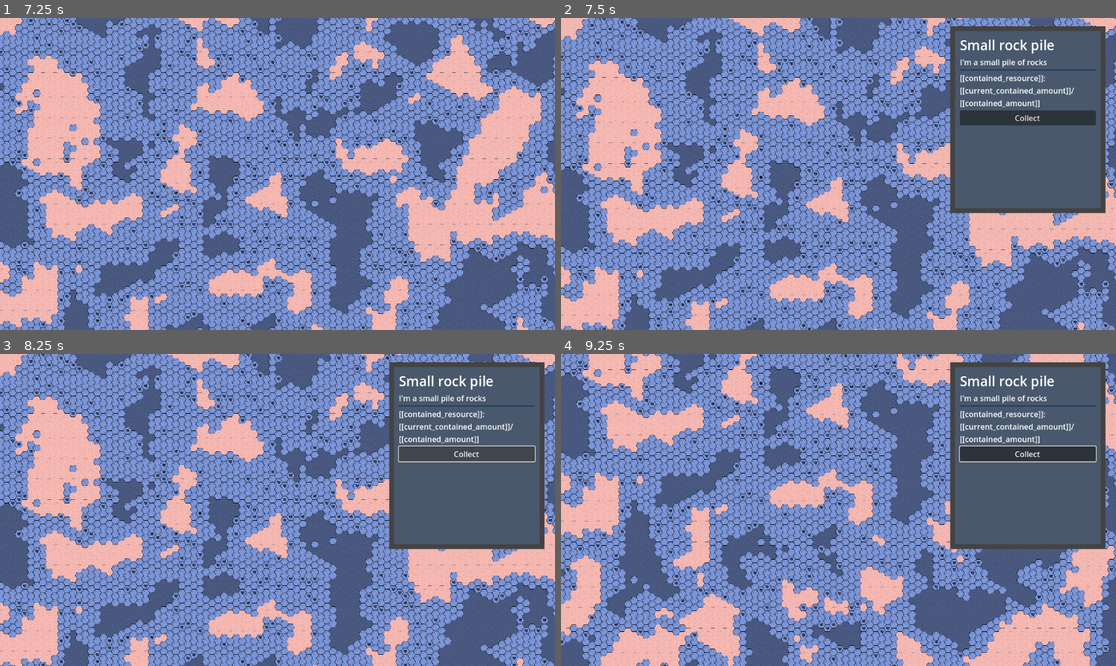
Above: before the commit, frames 1-4 (two rows, left to right).
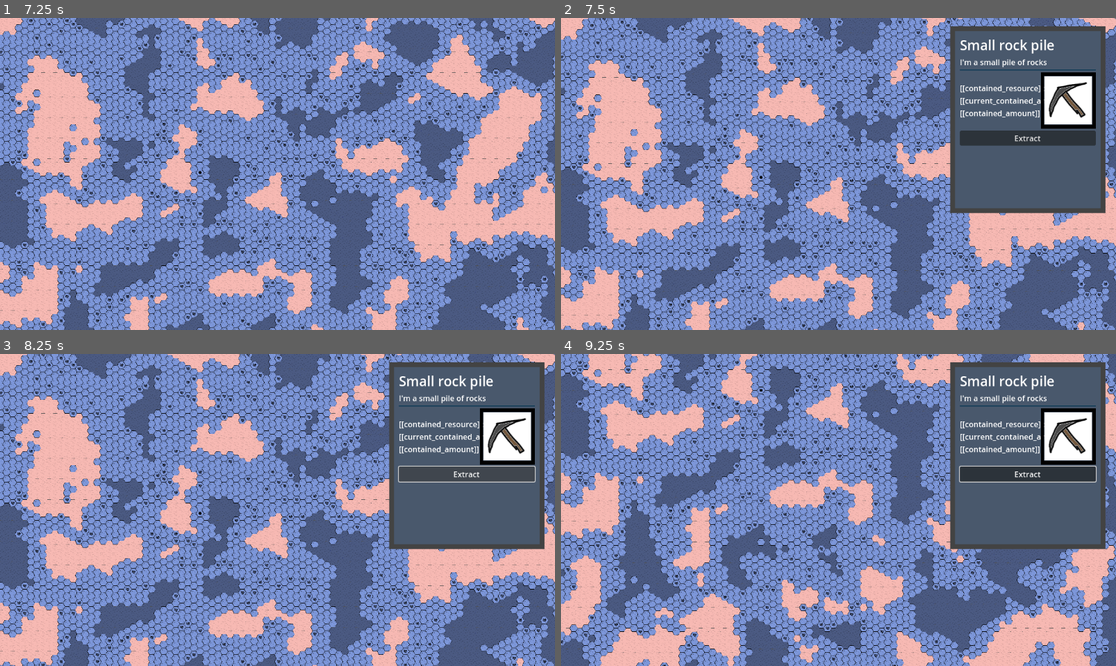
Above: after the commit, the same moments.

Repository: FlyingCheeseDemon/exoplanet-phd
Game: Godot game, scene res://scenes/main.tscn
Two runs of this game, one before a commit and one after it. Both use one fixed random seed, a clock stepped at 60 frames per second and the inputs below.
Inputs (mouse positions are in pixels of both pictures, inside the frame that each line leads up to):
- Up to frame 1 (7.25 s): tap Enter at 0.5, 3.5, 6.5 s; move the mouse to (399, 158) at 0.52 s; hold D (pan_right) 0.53-1.25 s; right-click (399, 158) at 0.6 s; click (399, 158) at 0.67 s; drag from (166, 189) to (249, 236) at 1.27 s; tap Space at 2, 5 s; move the mouse to (333, 105) at 2.02 s; hold D (pan_right) 2.03-2.75 s; tap Mouse wheel down (zoom_minus) at 2.1, 5.1 s; click (333, 105) at 2.17 s; drag from (249, 236) to (111, 127) at 2.77 s; move the mouse to (444, 220) at 3.52 s; hold A (pan_left) 3.53-4.25 s; right-click (444, 220) at 3.6 s; click (444, 220) at 3.67 s; drag from (111, 127) to (194, 96) at 4.27 s; move the mouse to (305, 174) at 5.02 s; hold S (pan_down) 5.03-5.75 s; click (305, 174) at 5.17 s; drag from (194, 96) to (166, 189) at 5.77 s; move the mouse to (399, 158) at 6.52 s; hold W (pan_up) from 6.53 s (still down); right-click (399, 158) at 6.6 s; click (399, 158) at 6.67 s
- Up to frame 2 (7.5 s): release W (pan_up) at 7.25 s; drag from (727, 189) to (810, 236) at 7.27 s
- Up to frame 3 (8.25 s): click "Collect" (after the commit: "Extract") at 8 s
- Up to frame 4 (9.25 s): tap Space at 8.75 s; move the mouse to (894, 441) at 8.77 s; hold S (pan_down) from 8.78 s (still down); tap Mouse wheel down (zoom_minus) at 8.85 s; click (894, 441) at 8.92 s

Frame 1 is identical in both runs. In frame 2, 4.3% of the frame differs, in the area x 71-97%, y 17-41%; in frame 3, 4.5%, in the area x 71-97%, y 17-42%; in frame 4, 4.5%.

Commit message:
Fixed assigning tasks to free workers
And that whole mess about item quantities

Diff:
--- a/assets/resource_piles/collect.tres
+++ /dev/null
@@ -1,10 +0,0 @@
-[gd_resource type="Resource" script_class="ObjectAction" load_steps=3 format=3 uid="uid://c6t52w32nub6m"]
-
-[ext_resource type="Script" uid="uid://cae2ue4772304" path="res://scripts/object_action.gd" id="1_cuwqg"]
-[ext_resource type="Script" uid="uid://ndreboypniik" path="res://scripts/requirement.gd" id="1_h5g55"]
-
-[resource]
-script = ExtResource("1_cuwqg")
-info_text = "[[contained_resource]]: [[current_contained_amount]]/[[contained_amount]]"
-action_text = "Collect"
-metadata/_custom_type_script = "uid://cae2ue4772304"
--- a/assets/resource_piles/rocks_small.tres
+++ b/assets/resource_piles/rocks_small.tres
@@ -2,7 +2,7 @@
 
 [ext_resource type="Script" uid="uid://cae2ue4772304" path="res://scripts/object_action.gd" id="1_0r06s"]
 [ext_resource type="Script" uid="uid://cglmt5sttmtic" path="res://scripts/ressource_pile_data.gd" id="1_ckcga"]
-[ext_resource type="Resource" uid="uid://c6t52w32nub6m" path="res://assets/resource_piles/collect.tres" id="2_uvv2s"]
+[ext_resource type="Resource" uid="uid://c6t52w32nub6m" path="res://assets/tasks/extract.tres" id="2_uvv2s"]
 [ext_resource type="Texture2D" uid="uid://bskufxhcgh2uq" path="res://assets/icons.png" id="2_v1cy8"]
 
 [sub_resource type="AtlasTexture" id="AtlasTexture_0r06s"]
@@ -12,7 +12,7 @@
 [resource]
 script = ExtResource("1_ckcga")
 contained_resource = 1
-contained_amount = 20
+contained_amount = 3
 color_tag = 2
 name = "Small rock pile"
 info = "I'm a small pile of rocks"
--- /dev/null
+++ b/assets/resources/item_pile.tres
@@ -0,0 +1,19 @@
+[gd_resource type="Resource" script_class="WorldObjectData" load_steps=6 format=3 uid="uid://b40bxshdh3wtg"]
+
+[ext_resource type="Script" uid="uid://cae2ue4772304" path="res://scripts/object_action.gd" id="1_hxwfr"]
+[ext_resource type="Script" uid="uid://nccbtaqmds80" path="res://scripts/world_object_data.gd" id="2_51qp0"]
+[ext_resource type="Resource" uid="uid://b6s6q1twbr2qg" path="res://assets/tasks/pickup.tres" id="2_fu1xm"]
+[ext_resource type="Texture2D" uid="uid://bskufxhcgh2uq" path="res://assets/icons.png" id="4_5w2ar"]
+
+[sub_resource type="AtlasTexture" id="AtlasTexture_ppnkc"]
+atlas = ExtResource("4_5w2ar")
+region = Rect2(107.63643, 0.18183136, 115.20659, 110.995445)
+
+[resource]
+script = ExtResource("2_51qp0")
+name = "Pile of stuff"
+info = "[[content]]"
+texture = SubResource("AtlasTexture_ppnkc")
+build_restriction = 2
+actions = Array[ExtResource("1_hxwfr")]([ExtResource("2_fu1xm")])
+metadata/_custom_type_script = "uid://nccbtaqmds80"
--- /dev/null
+++ b/assets/tasks/dropoff.tres
@@ -0,0 +1,10 @@
+[gd_resource type="Resource" script_class="ObjectAction" load_steps=3 format=3 uid="uid://dejuwm4wm1obj"]
+
+[ext_resource type="Script" uid="uid://ndreboypniik" path="res://scripts/item_bundle.gd" id="1_bg4ji"]
+[ext_resource type="Script" uid="uid://cae2ue4772304" path="res://scripts/object_action.gd" id="2_pxro0"]
+
+[resource]
+script = ExtResource("2_pxro0")
+action_text = "Drop off"
+action = 2
+metadata/_custom_type_script = "uid://cae2ue4772304"
--- /dev/null
+++ b/assets/tasks/extract.tres
@@ -0,0 +1,15 @@
+[gd_resource type="Resource" script_class="ObjectAction" load_steps=4 format=3 uid="uid://c6t52w32nub6m"]
+
+[ext_resource type="Script" uid="uid://cae2ue4772304" path="res://scripts/object_action.gd" id="1_48a18"]
+[ext_resource type="Texture2D" uid="uid://bskufxhcgh2uq" path="res://assets/icons.png" id="2_xoo8b"]
+
+[sub_resource type="AtlasTexture" id="AtlasTexture_dqf4t"]
+atlas = ExtResource("2_xoo8b")
+region = Rect2(238.70012, 0, 114.40004, 117.20009)
+
+[resource]
+script = ExtResource("1_48a18")
+info_text = "[[contained_resource]]: [[current_contained_amount]]/[[contained_amount]]"
+action_text = "Extract"
+texture = SubResource("AtlasTexture_dqf4t")
+metadata/_custom_type_script = "uid://cae2ue4772304"
--- /dev/null
+++ b/assets/tasks/pickup.tres
@@ -0,0 +1,16 @@
+[gd_resource type="Resource" script_class="ObjectAction" load_steps=4 format=3 uid="uid://b6s6q1twbr2qg"]
+
+[ext_resource type="Texture2D" uid="uid://bskufxhcgh2uq" path="res://assets/icons.png" id="2_p1mlp"]
+[ext_resource type="Script" uid="uid://cae2ue4772304" path="res://scripts/object_action.gd" id="2_tanwi"]
+
+[sub_resource type="AtlasTexture" id="AtlasTexture_tanwi"]
+atlas = ExtResource("2_p1mlp")
+region = Rect2(372.35413, 2.3026485, 108.974976, 113.92112)
+
+[resource]
+script = ExtResource("2_tanwi")
+info_text = "[[contained_resource]]: [[current_contained_amount]]/[[contained_amount]]"
+action_text = "Pick up"
+texture = SubResource("AtlasTexture_tanwi")
+action = 1
+metadata/_custom_type_script = "uid://cae2ue4772304"
--- a/scenes/build_menu_scenes/building_menu.gd
+++ b/scenes/build_menu_scenes/building_menu.gd
@@ -25,7 +25,7 @@
 	if event is InputEventMouseButton:
 		if event.button_index == MOUSE_BUTTON_LEFT and event.pressed:
 			if get_node("/root/Main").drag_preview.dragged_building == null:
-				var building := Building.constructor(building_data,Vector2i(0,0))
+				var building := Building.constructor(building_data)
 				get_node("/root/Main").drag_preview.dragged_building = building
 
 func _ready() -> void:
--- a/scenes/build_menu_scenes/building_preview.gd
+++ b/scenes/build_menu_scenes/building_preview.gd
@@ -8,9 +8,9 @@
 
 var data:BuildingData
 
-static func constructor(data:BuildingData) -> Building:
+static func constructor(dat:BuildingData) -> Building:
 	var obj := self_scene.instantiate()
-	obj.data = data
+	obj.data = dat
 	return obj
 
 func _ready() -> void:
--- a/scenes/content_menu_scenes/action_display.gd
+++ b/scenes/content_menu_scenes/action_display.gd
@@ -5,26 +5,26 @@
 
 signal action_button_pressed
 
-@onready var info_label:Label = $Label
+@onready var info_label:Label = $HBoxContainer/MarginContainer/Label
 @onready var action_button:Button = $Button
+@onready var action_texture:TextureRect = $HBoxContainer/TextureRect
 
-var info_text:String
-var button_text:String
 var world_object:WorldObject
 var action:ObjectAction
 
 static func constructor(associated_action:ObjectAction,associated_object:WorldObject) -> ActionDisplay:
 	var obj := self_scene.instantiate()
-	obj.info_text = associated_action.info_text
-	obj.button_text = associated_action.action_text
 	obj.world_object = associated_object
 	obj.action = associated_action
 	return obj
 
 func _ready() -> void:
-	info_label.text = info_text
-	action_button.text = button_text
+	info_label.text = action.info_text
+	action_button.text = action.action_text
+	action_texture.texture = action.texture
+
 
 func _on_button_button_down() -> void:
+	var needed_ressource_amount = 0 #TODO handle stuff needing ressources and adding the extra tasks to collect them
 	var task:Task = Task.constructor(world_object,action)
 	action_button_pressed.emit(task)
--- a/scenes/content_menu_scenes/action_display.tscn
+++ b/scenes/content_menu_scenes/action_display.tscn
@@ -7,9 +7,20 @@
 offset_bottom = 40.0
 script = ExtResource("1_ofcyy")
 
-[node name="Label" type="Label" parent="."]
+[node name="HBoxContainer" type="HBoxContainer" parent="."]
+layout_mode = 2
+alignment = 2
+
+[node name="MarginContainer" type="MarginContainer" parent="HBoxContainer"]
+layout_mode = 2
+size_flags_horizontal = 3
+
+[node name="Label" type="Label" parent="HBoxContainer/MarginContainer"]
 layout_mode = 2
 autowrap_mode = 2
+
+[node name="TextureRect" type="TextureRect" parent="HBoxContainer"]
+layout_mode = 2
 
 [node name="Button" type="Button" parent="."]
 layout_mode = 2
--- a/scenes/main.gd
+++ b/scenes/main.gd
@@ -11,29 +11,27 @@
 
 	var new_resource_pile:ResourcePile
 	for i in range(1000):
-		new_resource_pile = ResourcePile.constructor(load("res://assets/resource_piles/rocks_small.tres"),Vector2i(0,0))
+		new_resource_pile = ResourcePile.constructor(load("res://assets/resource_piles/rocks_small.tres"))
 		world.place_world_object_at_random(new_resource_pile)
 
 	world.add_worker(Vector2i(0,0))
 
 func _process(delta: float) -> void:
 	# if there are tasks and there are free workers: assign task to the next worker
-	if task_queue.get_child_count() > 0 and len(world.workers.free_workers) > 0 and not task_queue.get_child(-1).being_worked_on:
+	for task:Task in task_queue.get_children():
+		if task.completed == true:
+			task.queue_free()
+	if task_queue.get_child_count() > 0 and world.workers.free_workers.get_child_count() > 0 and not task_queue.get_child(-1).being_worked_on:
 		var i:int = 0
 		while task_queue.get_child(i).being_worked_on:
 			i += 1
-		world.workers.free_workers[0].current_task = task_queue.get_child(i)
-		task_queue.get_child(i).being_worked_on = true
+		var worker:Worker = world.workers.free_workers.get_child(0)
+		var task:Task = task_queue.get_child(i)
+		worker.queued_movement = world.world_map.plot_course(worker.coordinate,task.object.coordinate)
+		worker.current_task = task
+		task.being_worked_on = true
 		print("Task assigned to worker")
 
-	# TODO attempt to do task
-		# this means: check for required ressources
-		# if they exist: where to find them
-		# plot route to fetch resources and bring them to the task location
-		# (route plotting is done by the world_map, need to query somehow)
-		# move resources to task location
-		# execute task
-		# bring resulting resources to storage?
 	pass
 
 func _on_task_added(task:Task) -> void:
--- a/scenes/task.gd
+++ b/scenes/task.gd
@@ -7,9 +7,10 @@
 var object:WorldObject
 
 var being_worked_on:bool = false
+var completed:bool = false
 
-static func constructor(object:WorldObject,action:ObjectAction) -> Task:
+static func constructor(objct:WorldObject,act:ObjectAction) -> Task:
 	var obj := self_scene.instantiate()
-	obj.action = action
-	obj.object = object
+	obj.action = act
+	obj.object = objct
 	return obj
--- a/scenes/worker.gd
+++ b/scenes/worker.gd
@@ -2,6 +2,7 @@
 
 class_name Worker
 const self_scene:PackedScene = preload("res://scenes/worker.tscn")
+const ACTIONS = preload("res://scripts/actions.gd")
 
 signal worker_moved
 signal task_started
@@ -13,14 +14,13 @@
 @export_group("Stats")
 ## tiles/second
 @export var movement_speed:float = 1 #in tiles/second
-@export var gathering_speed:float = 0.2 # units/second
+@export var action_speed:float = 0.2 # units/second
 @export var inventory_size:int = 10
 
 var current_task:Task:
 	set = set_task
+var action_delay_ctr:float = 0
 
-var movement_delay_ctr:float = 0
-var queued_movement:Array[Vector2i] = []
 
 static func constructor(location:Vector2i) -> Worker:
 	var obj := self_scene.instantiate()
@@ -30,22 +30,17 @@
 func set_task(new_task:Task) -> void:
 	current_task = new_task
 	if new_task == null:
+		print("Task ended")
 		task_ended.emit(self)
 	else:
+		print("Task started")
 		task_started.emit(self)
+
+var movement_delay_ctr:float = 0
+var queued_movement:Array[Vector2i] = []
 
 
 func _process(delta: float) -> void:
-	if current_task != null:
-		pass
-		# TODO attempt to do task
-		# this means: check for required ressources
-		# if they exist: where to find them
-		# plot route to fetch resources and bring them to the task location
-		# (route plotting is done by the world_map, need to query somehow)
-		# move resources to task location
-		# execute task
-		# bring resulting resources to storage?
 
 	if len(queued_movement) > 0:
 		movement_delay_ctr += delta
@@ -53,3 +48,55 @@
 			coordinate = queued_movement.pop_front()
 			worker_moved.emit(self)
 			movement_delay_ctr = 0
+	elif current_task != null:
+		action_delay_ctr += delta
+		if action_delay_ctr >= 1/action_speed:
+			var world = get_node("/root/Main").world
+			var finished:bool = action_method_dict[current_task.action.action].call(self,current_task.object,world,coordinate)
+			if finished:
+				task_ended.emit(self)
+				current_task.completed = true
+				current_task = null
+			action_delay_ctr = 0
+
+##### ACTIONS HERE
+
+var action_method_dict:Dictionary = {
+	ACTIONS.ACTIONS.EXTRACT: action_extract
+}
+
+func action(worker:Worker,object:WorldObject,world:World,location:Vector2i) -> bool:
+	# the return value states if the task is finished now
+	return true
+
+func action_extract(worker:Worker,object:ResourcePile,world:World,location:Vector2i) -> bool:
+	if object.current_contained_amount == 0:
+		world.remove_resource_pile(location)
+		return true
+
+	object.current_contained_amount -= 1
+	var item_pile_to_pile_on:ItemPile
+	if location in world.item_pile_occupancy_dict and world.item_pile_occupancy_dict[location] != null:
+		item_pile_to_pile_on = world.item_pile_occupancy_dict[location]
+	else:
+		item_pile_to_pile_on = ItemPile.constructor(load("res://assets/resources/item_pile.tres"))
+		world.add_world_object(item_pile_to_pile_on,location)
+
+	var deposited:bool = false
+	for i in range(len(item_pile_to_pile_on.content_resources)):
+		if item_pile_to_pile_on.content_resources[i] == object.data.contained_resource:
+			item_pile_to_pile_on.content_resources_amounts[i] += 1
+			deposited = true
+			break
+
+	if not deposited:
+		item_pile_to_pile_on.content_resources.append(object.data.contained_resource)
+		item_pile_to_pile_on.content_resources_amounts.append(1)
+
+	print("Extracted!")
+
+	if object.current_contained_amount == 0:
+		world.remove_resource_pile(location)
+		return true
+
+	return false
--- a/scenes/world_objects/building.gd
+++ b/scenes/world_objects/building.gd
@@ -3,8 +3,7 @@
 class_name Building
 const self_scene:PackedScene = preload("res://scenes/world_objects/building.tscn")
 
-static func constructor(dat:BuildingData,location:Vector2i) -> Building:
+static func constructor(dat:BuildingData) -> Building:
 	var obj := self_scene.instantiate()
-	obj.coordinate = location
 	obj.data = dat
 	return obj
--- /dev/null
+++ b/scenes/world_objects/item_pile.gd
@@ -0,0 +1,13 @@
+extends WorldObject
+
+class_name ItemPile
+const self_scene:PackedScene = preload("res://scenes/world_objects/item_pile.tscn")
+const RESOURCE_ENUM = preload("res://assets/resources/resources.gd")
+
+var content_resources:Array[RESOURCE_ENUM.RESOURCE_TYPES]
+var content_resources_amounts:Array[int]
+
+static func constructor(dat:WorldObjectData) -> ItemPile:
+	var obj := self_scene.instantiate()
+	obj.data = dat
+	return obj
--- /dev/null
+++ b/scenes/world_objects/item_pile.tscn
@@ -0,0 +1,6 @@
+[gd_scene load_steps=2 format=3 uid="uid://b0bfnucmycmik"]
+
+[ext_resource type="Script" uid="uid://8jjenpfaqwv5" path="res://scenes/world_objects/item_pile.gd" id="1_ybgr7"]
+
+[node name="ItemPile" type="Sprite2D"]
+script = ExtResource("1_ybgr7")
--- a/scenes/world_objects/ressource_pile.gd
+++ b/scenes/world_objects/ressource_pile.gd
@@ -5,9 +5,8 @@
 
 var current_contained_amount
 
-static func constructor(dat:ResourcePileData,location:Vector2i) -> ResourcePile:
+static func constructor(dat:ResourcePileData) -> ResourcePile:
 	var obj := self_scene.instantiate()
-	obj.coordinate = location
 	obj.data = dat
 	obj.current_contained_amount = dat.contained_amount
 	return obj
--- a/scenes/world_scenes/workers.gd
+++ b/scenes/world_scenes/workers.gd
@@ -1,11 +1,13 @@
 extends Node
 
-var free_workers:Array[Worker] = []
+@onready var free_workers:Node = $FreeWorkers
 
 func _on_task_started(worker:Worker):
-	free_workers.erase(worker)
+	worker.reparent(self)
+	print("Free workers:")
+	print(free_workers.get_child_count())
 
 func _on_task_ended(worker:Worker):
-	free_workers.append(worker)
-	if worker.current_task != null:
-		worker.current_task.queue_free()
+	worker.reparent(free_workers)
+	print("Free workers:")
+	print(free_workers.get_child_count())
--- a/scenes/world_scenes/world.gd
+++ b/scenes/world_scenes/world.gd
@@ -1,13 +1,14 @@
 extends CanvasLayer
+
+class_name World
 
 @onready var world_map:TileMapLayer = $WorldMap
 @onready var camera:Camera2D = $Camera2D
 @onready var buildings:Node = $Buildings
 @onready var resource_piles:Node = $ResourcePiles
+@onready var item_piles:Node = $ItemPiles
 @onready var workers:Node = $Workers
 @onready var drag_preview:Control = $DragPreview
-
-const HEX_DIRECTIONS:Array[Vector2i] = [Vector2i(0,1),Vector2i(0,-1),Vector2i(1,0),Vector2i(-1,0),Vector2i(1,-1),Vector2i(-1,1)]
 
 signal world_map_cell_clicked
 
@@ -24,6 +25,8 @@
 		update_world_object_position(resource_pile)
 		resource_pile_occupancy_dict[resource_pile.coordinate] = resource_pile
 	for worker in workers.get_children():
+		if not worker is Worker:
+			continue
 		_on_worker_moved(worker)
 		worker.connect("worker_moved",_on_worker_moved)
 
@@ -32,7 +35,6 @@
 		water_color = Color.from_hsv(randf(),randf_range(0.1,land_color.s),randf_range(land_color.v,1))
 	recolor_world(water_color,land_color)
 	color_tag_array = [Color(),water_color,land_color]
-
 
 var pan_speed:float = 10
 
@@ -56,10 +58,18 @@
 
 var building_occupancy_dict:Dictionary = {} # used as a hashed list for all occupied coordinates
 var resource_pile_occupancy_dict:Dictionary = {} # used as a hashed list for all occupied coordinates
+var item_pile_occupancy_dict:Dictionary = {}
 
 var type_occupancy_dict_dict:Dictionary = {
 	Building: building_occupancy_dict,
-	ResourcePile: resource_pile_occupancy_dict
+	ResourcePile: resource_pile_occupancy_dict,
+	ItemPile: item_pile_occupancy_dict
+}
+
+var type_root_node_dict:Dictionary = {
+	Building: buildings,
+	ResourcePile: resource_piles,
+	ItemPile: item_piles
 }
 
 func place_world_object_at_random(world_object:WorldObject):
@@ -77,6 +87,9 @@
 		occupancy_dict = building_occupancy_dict
 	elif world_object is ResourcePile:
 		occupancy_dict = resource_pile_occupancy_dict
+	elif world_object is ItemPile:
+		occupancy_dict = item_pile_occupancy_dict
+
 	else:
 		print("Unknown object type: Error in check_placement_world_object")
 		return false
@@ -111,6 +124,8 @@
 		if world_object.data.color_tag != 0:
 			world_object.modulation_color = color_tag_array[world_object.data.color_tag]
 			world_object.modulated = true
+	elif world_object is ItemPile:
+		parent_node = item_piles
 
 	parent_node.add_child(world_object)
 	#print("Object placed: " + world_object.data.name)
@@ -132,6 +147,16 @@
 		return false
 
 	var pile_to_remove:ResourcePile = resource_pile_occupancy_dict[coordinate]
+	remove_world_object_occupancy(pile_to_remove)
+	pile_to_remove.queue_free()
+	return true
+
+func remove_item_pile(coordinate:Vector2i) -> bool:
+	if not coordinate in item_pile_occupancy_dict or item_pile_occupancy_dict[coordinate] == null:
+		print("no item pile to remove")
+		return false
+
+	var pile_to_remove:ItemPile = item_pile_occupancy_dict[coordinate]
 	remove_world_object_occupancy(pile_to_remove)
 	pile_to_remove.queue_free()
 	return true
@@ -163,6 +188,8 @@
 		occupancy_dict = building_occupancy_dict
 	elif world_object is ResourcePile:
 		occupancy_dict = resource_pile_occupancy_dict
+	elif world_object is ItemPile:
+		occupancy_dict = item_pile_occupancy_dict
 
 	var coordinate := world_object.coordinate
 	for position in world_object.data.occupancy:
@@ -177,6 +204,8 @@
 		occupancy_dict = building_occupancy_dict
 	elif world_object is ResourcePile:
 		occupancy_dict = resource_pile_occupancy_dict
+	elif world_object is ItemPile:
+		occupancy_dict = item_pile_occupancy_dict
 	var coordinate := world_object.coordinate
 	for position in world_object.data.occupancy:
 		for i in range(world_object.orientation):
@@ -204,32 +233,3 @@
 
 func _on_world_map_cell_clicked(event:InputEventMouseButton,position:Vector2i) -> void:
 	emit_signal("world_map_cell_clicked", event, position)
-
-func plot_course(start:Vector2i,end:Vector2i) -> Array[Vector2i]:
-	# floodfill
-	if start == end:
-		return []
-
-	var frontier_queue:Array[Vector2i] = [end]
-	var next_tile_to_goal:Dictionary = {}
-
-	while not start in next_tile_to_goal.keys():
-		if len(frontier_queue) == 0: # target unreachable
-			return []
-		var current_position = frontier_queue.pop_front()
-		for direction in HEX_DIRECTIONS:
-			var next_position:Vector2i = current_position + direction
-			if world_map.get_cell_tile_data(next_position).terrain_set != 1:
-				continue # impassable
-			if next_position in next_tile_to_goal.keys():
-				continue # already visited
-			frontier_queue.append(next_position)
-			next_tile_to_goal[next_position] = current_position
-
-	var course:Array[Vector2i] = [start]
-
-	while course[-1] != end:
-		course.append(next_tile_to_goal[course[-1]])
-
-	course.pop_front() # worker is already at this position and doesn't need to move there
-	return course
--- a/scenes/world_scenes/world.tscn
+++ b/scenes/world_scenes/world.tscn
@@ -33,8 +33,12 @@
 
 [node name="Buildings" type="Node" parent="."]
 
+[node name="ItemPiles" type="Node" parent="."]
+
 [node name="Workers" type="Node" parent="."]
 script = ExtResource("4_74fly")
+
+[node name="FreeWorkers" type="Node" parent="Workers"]
 
 [node name="DragPreview" parent="." instance=ExtResource("6_74fly")]
 
--- a/scenes/world_scenes/world_tile_map.gd
+++ b/scenes/world_scenes/world_tile_map.gd
@@ -11,6 +11,8 @@
 @export var mountain_threshold:float = 0.2
 @export var range_factor:float = 0.01
 @export var render_range:int = 50
+
+const HEX_DIRECTIONS:Array[Vector2i] = [Vector2i(0,1),Vector2i(0,-1),Vector2i(1,0),Vector2i(-1,0),Vector2i(1,-1),Vector2i(-1,1)]
 
 func _unhandled_input(event:InputEvent) -> void:
 
@@ -37,6 +39,35 @@
 			var tile_coordinate = tile_set.get_source(world_atlas_id).get_tile_id(tile_inx)
 			set_cell(coord,world_atlas_id,tile_coordinate)
 
+func plot_course(start:Vector2i,end:Vector2i) -> Array[Vector2i]:
+	# floodfill
+	if start == end:
+		return []
+
+	var frontier_queue:Array[Vector2i] = [end]
+	var next_tile_to_goal:Dictionary = {}
+
+	while not start in next_tile_to_goal.keys():
+		if len(frontier_queue) == 0: # target unreachable
+			return []
+		var current_position = frontier_queue.pop_front()
+		for direction in HEX_DIRECTIONS:
+			var next_position:Vector2i = current_position + direction
+			if get_cell_tile_data(next_position).terrain_set != 1:
+				continue # impassable
+			if next_position in next_tile_to_goal.keys():
+				continue # already visited
+			frontier_queue.append(next_position)
+			next_tile_to_goal[next_position] = current_position
+
+	var course:Array[Vector2i] = [start]
+
+	while course[-1] != end:
+		course.append(next_tile_to_goal[course[-1]])
+
+	course.pop_front() # worker is already at this position and doesn't need to move there
+	return course
+
 func hex_len(vector:Vector2i) -> int:
 	if sign(vector[0]) == sign(vector[1]):
 		return abs(vector[0] + vector[1])
--- /dev/null
+++ b/scripts/actions.gd
@@ -0,0 +1,6 @@
+enum ACTIONS {
+	EXTRACT,
+	PICKUP,
+	DROPOFF,
+	BUILD
+}
--- a/scripts/object_action.gd
+++ b/scripts/object_action.gd
@@ -1,9 +1,15 @@
 extends Resource
 
 class_name ObjectAction
+const ACTIONS = preload("res://scripts/actions.gd")
+const RESOURCE_ENUM = preload("res://assets/resources/resources.gd")
 
 ## include variables from the object via [[variable_name]]
 ## and variables from other objects as [[object.variable_name]]
 @export var info_text:String
 @export var action_text:String
-@export var required_resources:Array[Requirement]
+@export var texture:Texture
+@export var required_resources:Array[RESOURCE_ENUM.RESOURCE_TYPES]
+@export var required_resources_amounts:Array[int]
+
+@export var action:ACTIONS.ACTIONS
--- a/scripts/requirement.gd
+++ /dev/null
@@ -1,7 +0,0 @@
-extends Resource
-
-class_name Requirement
-const RESOURCE_ENUM = preload("res://assets/resources/resources.gd")
-
-@export var res_name:RESOURCE_ENUM.RESOURCE_TYPES
-@export var res_amount:int
--- a/scripts/ressource_pile_data.gd
+++ b/scripts/ressource_pile_data.gd
@@ -1,8 +1,8 @@
 extends WorldObjectData
 class_name ResourcePileData
+const RESOURCE_ENUM = preload("res://assets/resources/resources.gd")
 
-enum CONTAINED_RESOURCE {SOIL,ROCK}
-@export var contained_resource:CONTAINED_RESOURCE
+@export var contained_resource:RESOURCE_ENUM.RESOURCE_TYPES
 @export var contained_amount:int
 
 enum COLORATION_TAG {NONE,WATER,GROUND}
Binary file changed: assets/icons.png
Not shown, added: scenes/world_objects/item_pile.gd.uid
Not shown, added: scripts/actions.gd.uid
Not shown, removed: scripts/requirement.gd.uid
